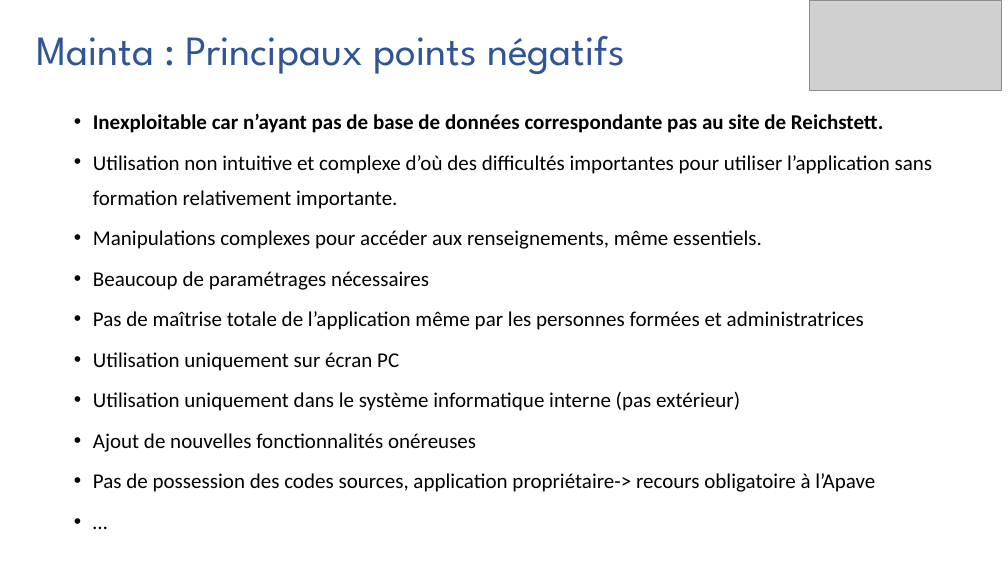
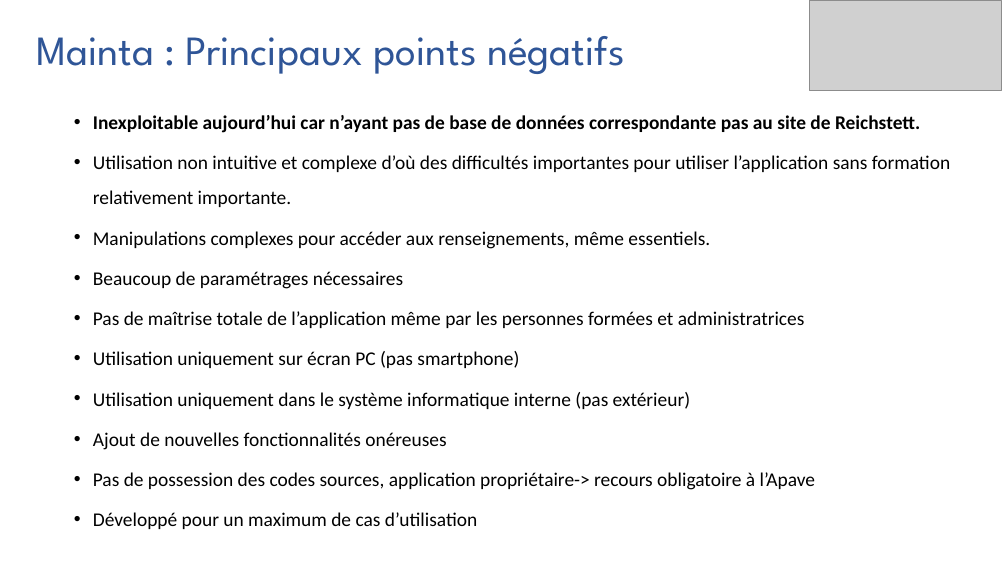
Before and after one commit to FrancisLibs/psAppli5.4, a slide deck: slide 5 of Présentation.pptx. Drawn at 1008x567 pixels with LibreOffice and Linux fonts; fonts in the diff are those of the drawing; grey boxes stand for pictures. Boxes give left, top, right and bottom in pixels: in the first picture for what was removed or moved away, otherwise in the second. Text is boxed around its words. In the diff, an @@ line names an element or a change of style, - is before the commit and + after.

```diff
--- a/Présentation.pptx
+++ b/Présentation.pptx
@@ text at (x1=93, y1=115, x2=920, y2=133): text changed; size 20 to 18.5 pt @@
-  • Inexploitable car n’ayant pas de base de données correspondante pas au site de Reichstett.
+  • Inexploitable aujourd’hui car n’ayant pas de base de données correspondante pas au site de Reichstett.
@@ text at (x1=93, y1=155, x2=950, y2=490): size 20 to 18.5 pt in "Utilisation non intuitive et complexe d’où des ...", "Manipulations complexes pour accéder aux renseignements, mêm ...", "Beaucoup de paramétrages nécessaires", "Pas de maîtrise totale de l’application même ..." and 3 more places; line spacing 1.4 to 1.5 @@
@@ text at (x1=93, y1=351, x2=519, y2=368): text changed; size 20 to 18.5 pt @@
-  • Utilisation uniquement sur écran PC
+  • Utilisation uniquement sur écran PC (pas smartphone)
@@ text at (x1=93, y1=512, x2=477, y2=529): text changed; size 20 to 18.5 pt @@
-  • …
+  • Développé pour un maximum de cas d’utilisation
```
Also in this commit, not shown: 9 other slides changed, 28 other files.
